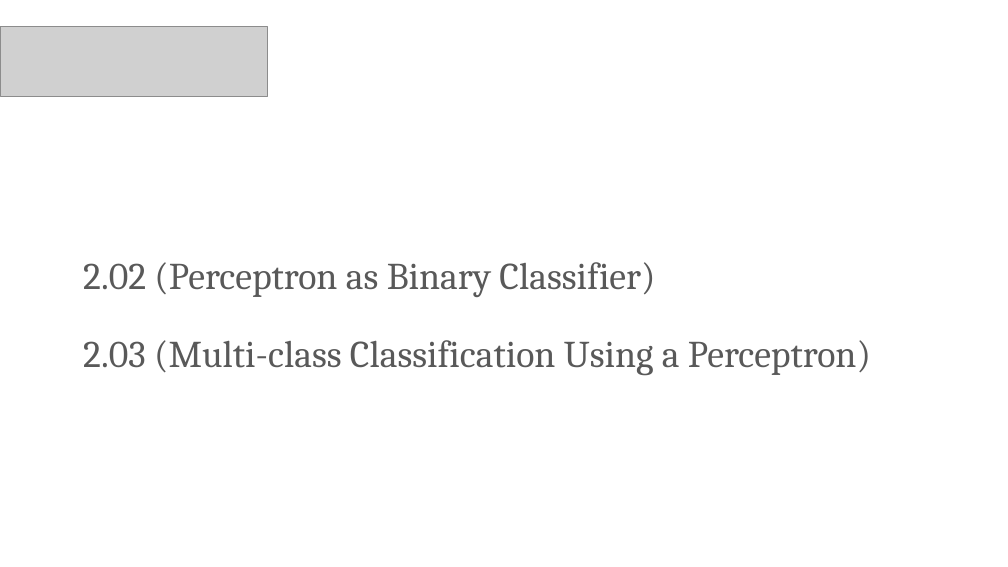
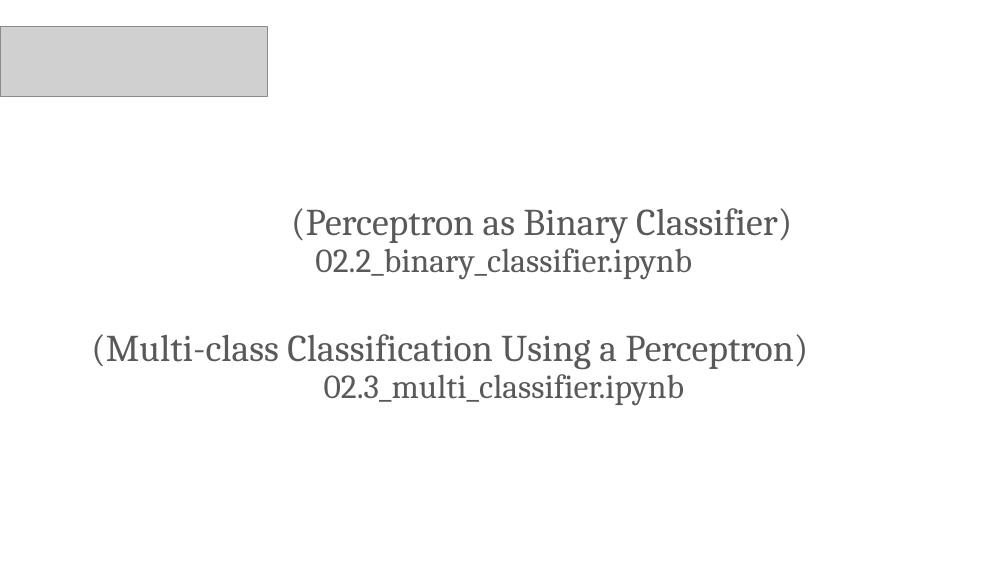
Before and after one commit to PracticumAI/deep_learning, a slide deck: slide 10 of presentations/02.2_activation_functions.pptx. Drawn at 1008x567 pixels with LibreOffice and Linux fonts; fonts in the diff are those of the drawing; grey boxes stand for pictures. Boxes give left, top, right and bottom in pixels: in the first picture for what was removed or moved away, otherwise in the second. Text is boxed around its words. In the diff, an @@ line names an element or a change of style, - is before the commit and + after.

```diff
--- a/presentations/02.2_activation_functions.pptx
+++ b/presentations/02.2_activation_functions.pptx
@@ title at (x1=291, y1=208, x2=792, y2=280): text changed @@
-2.02 (Perceptron as Binary Classifier)
+(Perceptron as Binary Classifier)
+02.2_binary_classifier.ipynb
@@ text at (x1=91, y1=334, x2=808, y2=406): text changed @@
-2.03 (Multi-class Classification Using a Perceptron)
+(Multi-class Classification Using a Perceptron)
+02.3_multi_classifier.ipynb
```
Also in this commit, not shown: 2 other files.
